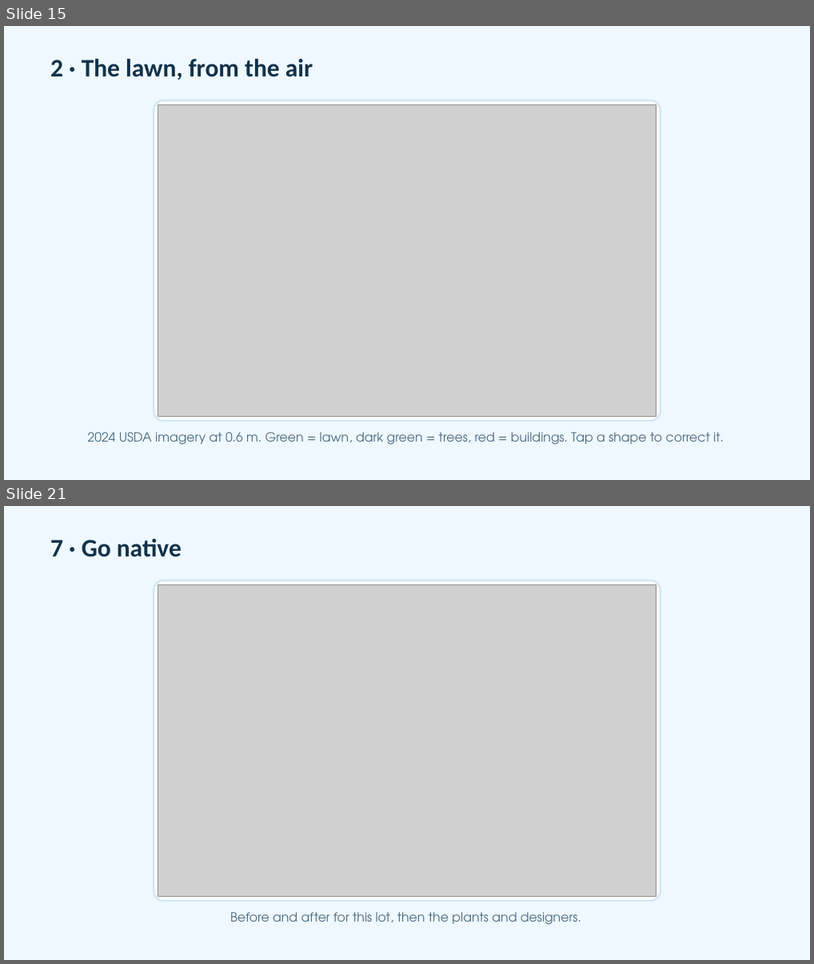
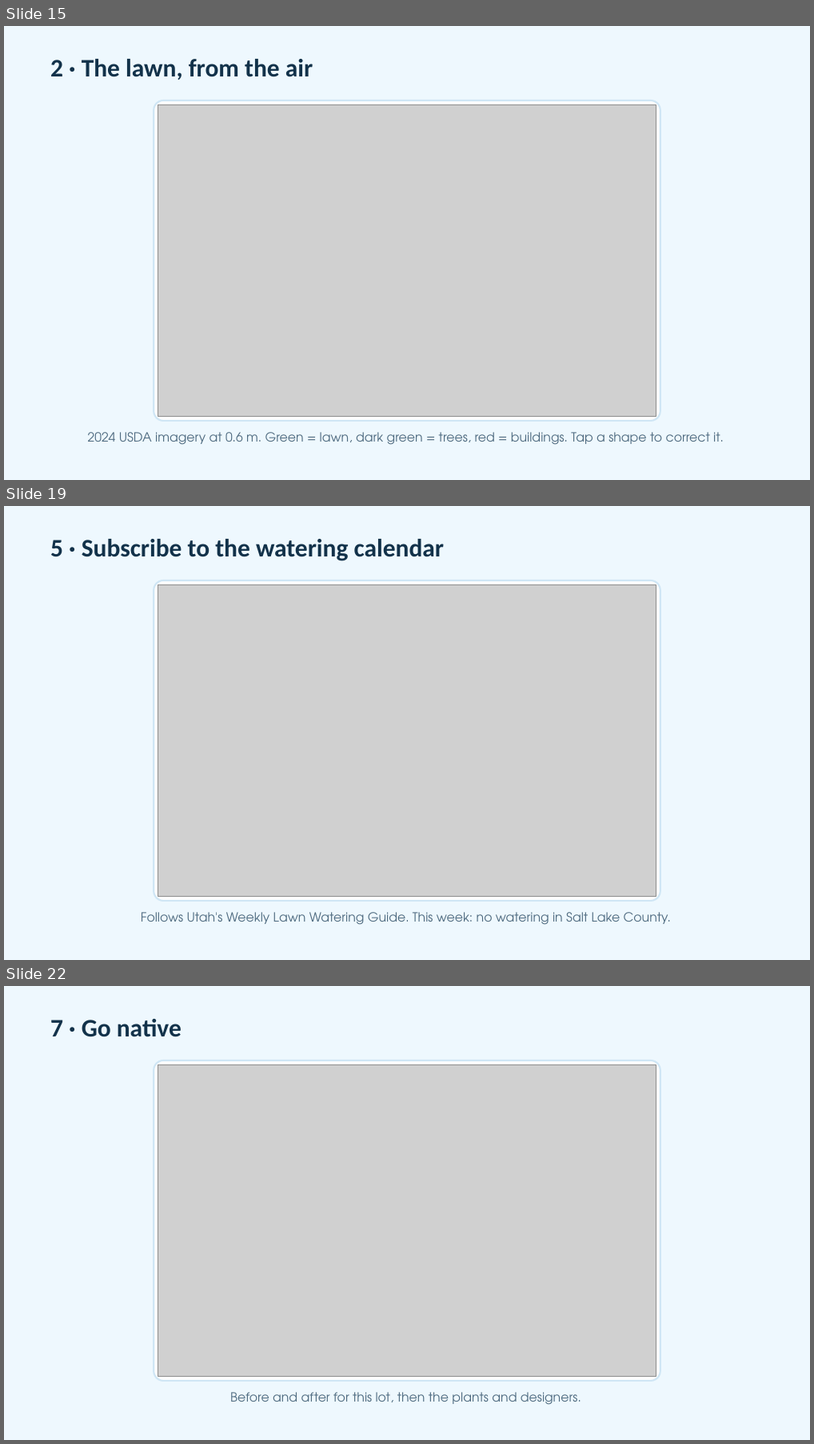
Before and after one commit to adamfortuna/overwatering, a slide deck: docs/pitch/overwatering.pptx. Shown one above the other, each under a label of ours: slides 15 and 21 before the commit, slides 15, 19 and 22 after it; the slides between them are not shown. The pictures are 814x964 and 814x1444 pixels, drawn with LibreOffice and Linux fonts; fonts in the diff are those of the drawing; grey boxes stand for pictures. Boxes give left, top, right and bottom in pixels: in the first picture for what was removed or moved away, otherwise in the second. Text is boxed around its words. In the diff, an @@ line names an element or a change of style, - is before the commit and + after.

```diff
--- a/docs/pitch/overwatering.pptx
+++ b/docs/pitch/overwatering.pptx
@@ slide 19 added at (4,506,810,960), background #EEF8FE @@
@@ text added at (50,539,445,561), 30 pt, text #12324A, bold @@
+5 · Subscribe to the watering calendar
@@ rounded rectangle added at (154,580,661,900), fill #FFFFFF, outline #CFE6F5 2 pt @@
@@ picture added at (158,584,657,896) @@
@@ text added at (141,912,671,924), 15 pt, text #4F6B80 @@
+Follows Utah's Weekly Lawn Watering Guide. This week: no watering in Salt Lake County.
@@ what was slide 21 is now slide 22 @@
```
Also in this commit, not shown: 2 slides changed, 4 other slides added, 4 slides removed, 18 other files.
